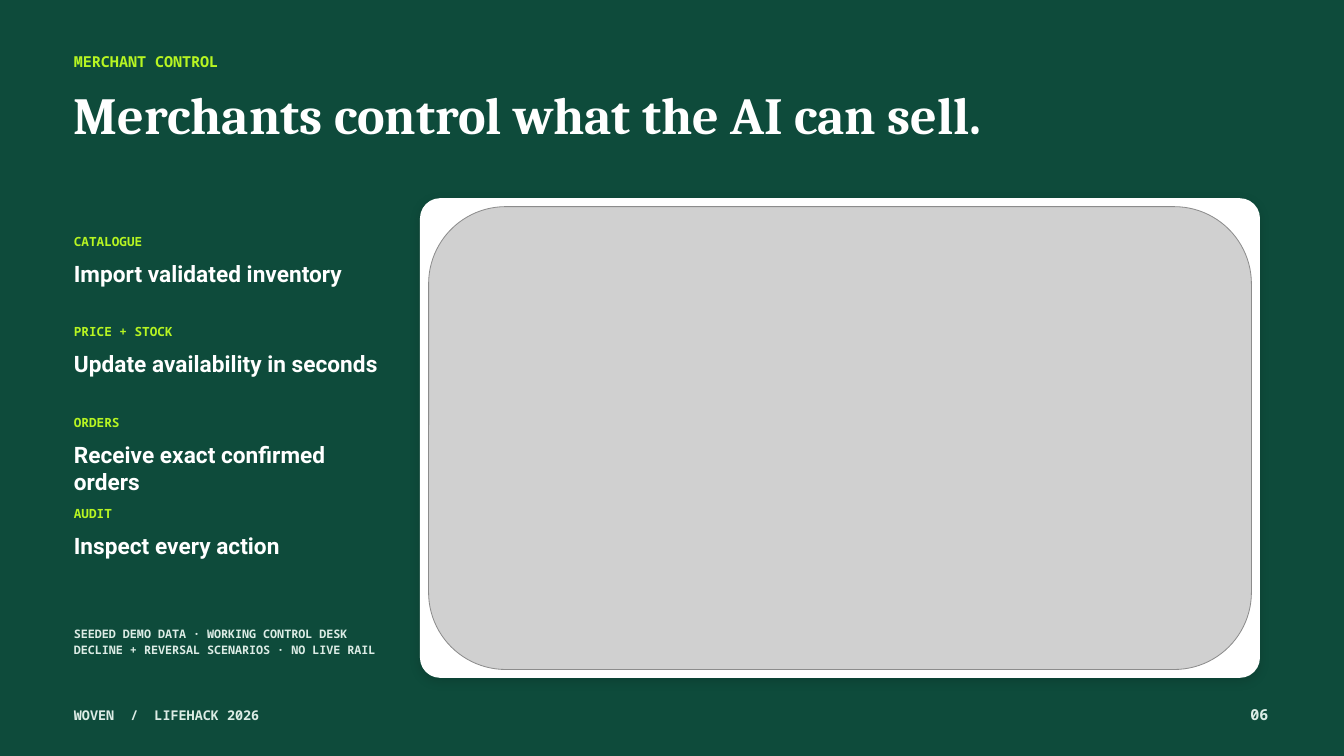
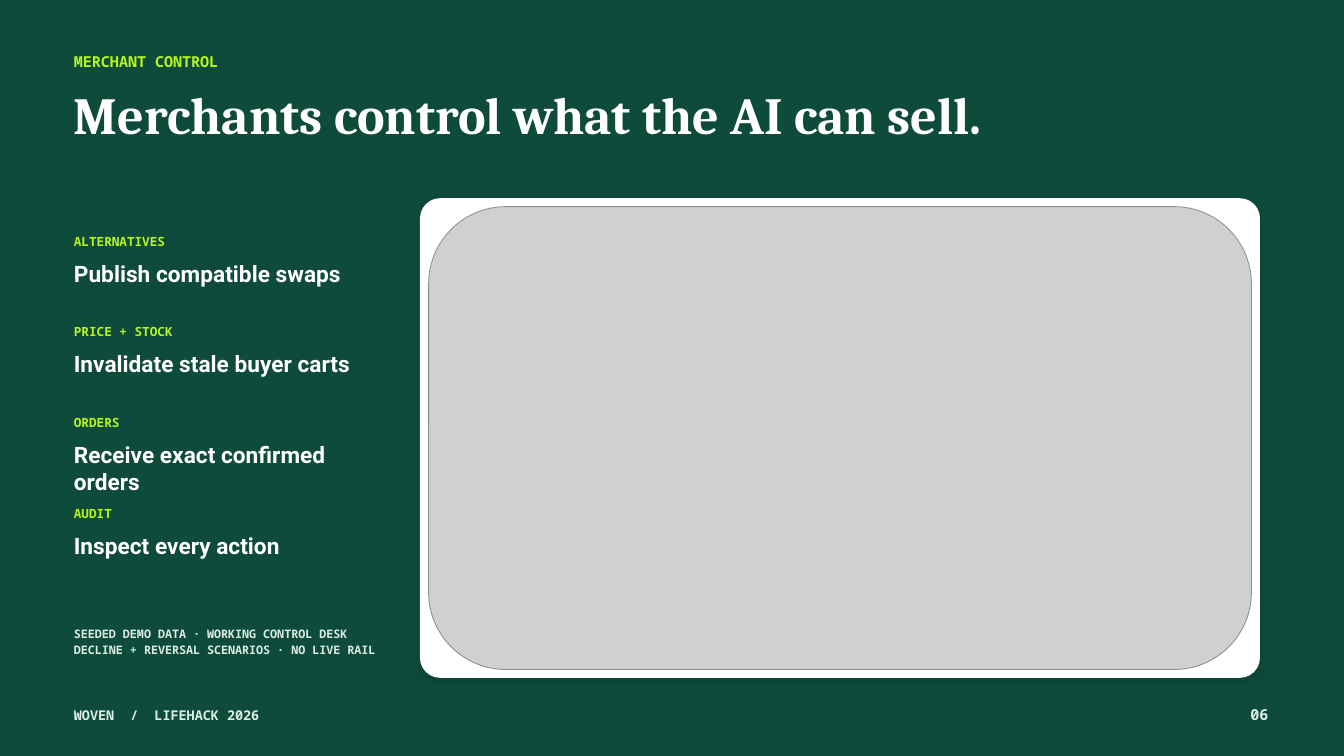
Before and after one commit to Ducksss/LifeHack-2026, a slide deck: slide 6 of docs/Woven-Hackathon-Pitch.pptx. Drawn at 1344x756 pixels with LibreOffice and Linux fonts; fonts in the diff are those of the drawing; grey boxes stand for pictures. Boxes give left, top, right and bottom in pixels: in the first picture for what was removed or moved away, otherwise in the second. Text is boxed around its words. In the diff, an @@ line names an element or a change of style, - is before the commit and + after.

```diff
--- a/docs/Woven-Hackathon-Pitch.pptx
+++ b/docs/Woven-Hackathon-Pitch.pptx
@@ text at <box>74,237,165,246</box>: text changed @@
-CATALOGUE
+ALTERNATIVES
@@ text at <box>74,265,341,287</box>: text changed @@
-Import validated inventory
+Publish compatible swaps
@@ text at <box>74,355,350,377</box>: text changed @@
-Update availability in seconds
+Invalidate stale buyer carts
```
Also in this commit, not shown: 3 other slides changed, 37 other files.
